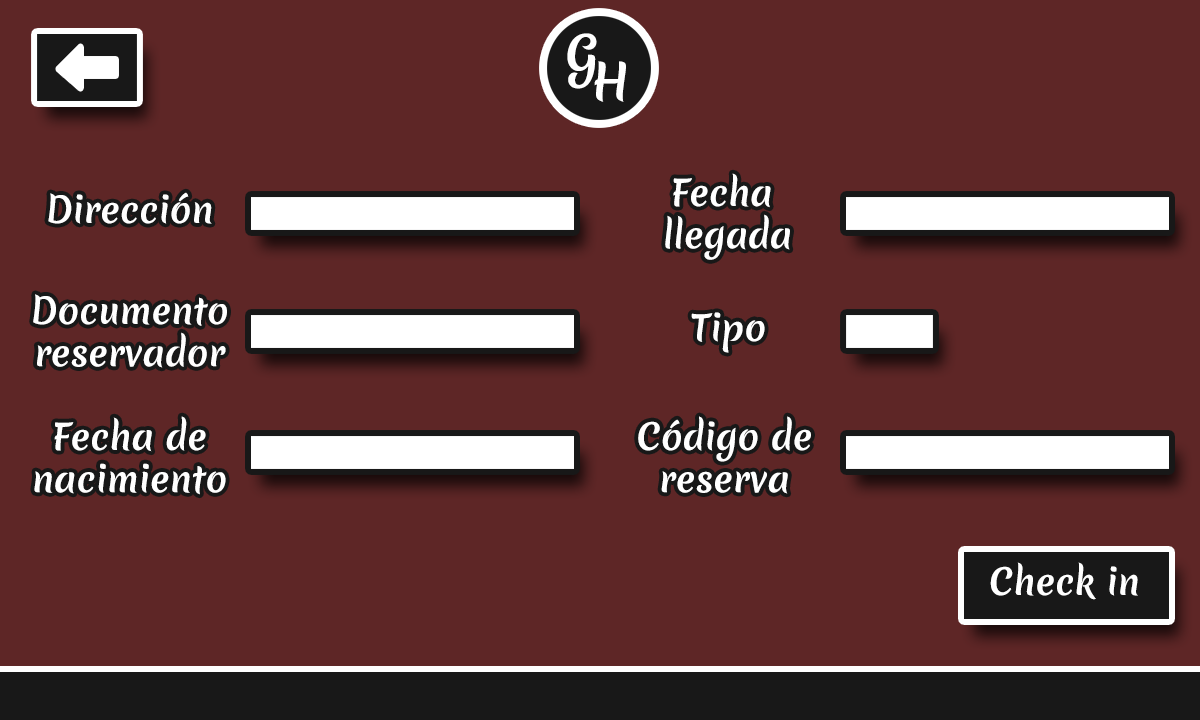
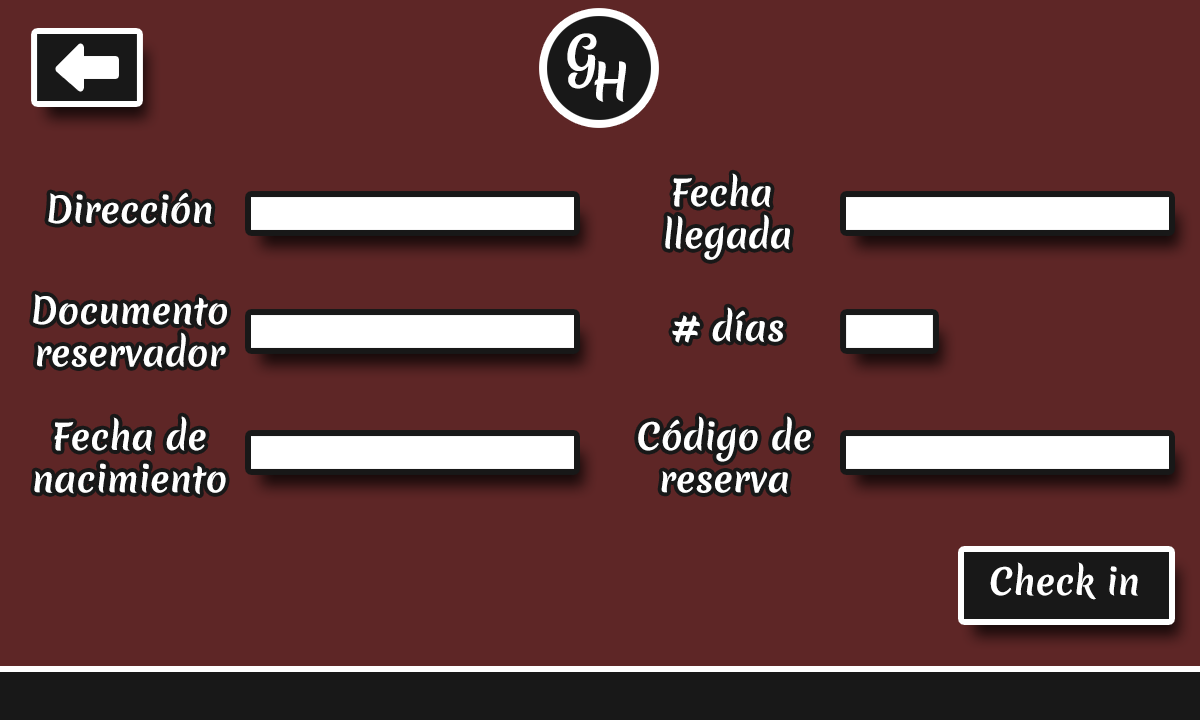
Layer changes from the first 1200x720 image to the second:
renamed "Tipo" to "# días", painted on it over [672, 307, 784, 353]
